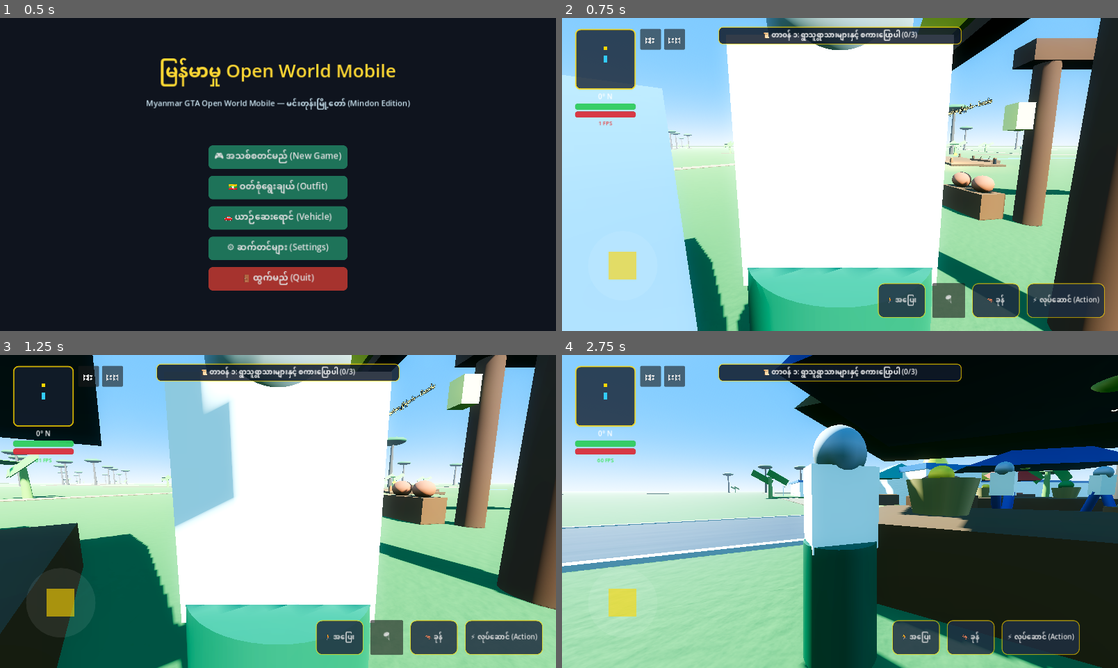
Above: before the commit, frames 1-4 (two rows, left to right).
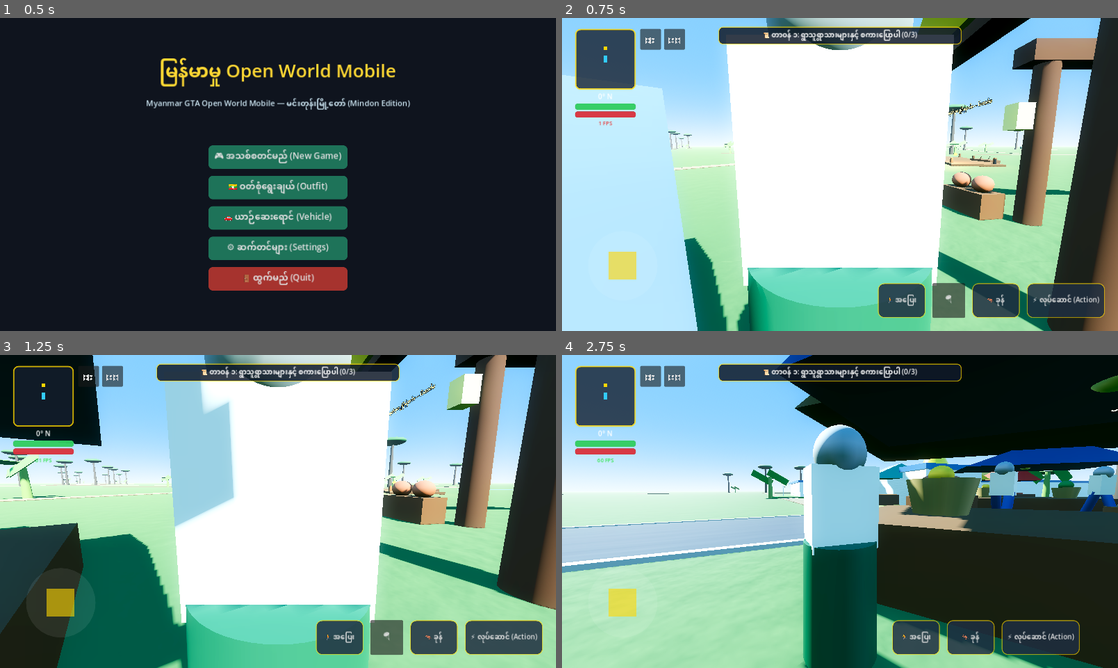
Above: after the commit, the same moments.

Repository: sudohlaingwin/gta-open-world
Game: Godot game, scene res://scenes/main_menu.tscn
Two runs of this game, one before a commit and one after it. Both use one fixed random seed, a clock stepped at 60 frames per second and the inputs below.
Inputs (mouse positions are in pixels of both pictures, inside the frame that each line leads up to):
- Up to frame 1 (0.5 s): no input
- Up to frame 2 (0.75 s): click "🎮 အသစ်စတင်မည် (New Game)" at 0.5 s
- Up to frame 3 (1.25 s): no input
- Up to frame 4 (2.75 s): drag from (628, 611) to (895, 442) at 1.27 s; drag from (728, 527) to (812, 574) at 2.02 s

Frame 1 is identical in both runs. In frame 2, 0.1% of the frame differs, in the area x 19-93%, y 35-100%; in frame 3, 0.2%; in frame 4, 0.3%, in the area x 0-100%, y 0-100%.

Commit message:
feat(slice-164): massive 8000m open-world terrain & AAA mobile visual overhaul

Diff:
--- a/scenes/world.tscn
+++ b/scenes/world.tscn
@@ -68,39 +68,39 @@
 sky = SubResource("Sky_1")
 ambient_light_source = 3
 ambient_light_color = Color(0.85, 0.88, 0.95, 1)
-ambient_light_energy = 0.85
+ambient_light_energy = 0.95
 tonemap_mode = 3
-tonemap_exposure = 1.15
+tonemap_exposure = 1.2
 ssr_enabled = true
 ssao_enabled = true
-ssao_radius = 2.5
-ssao_intensity = 2.0
+ssao_radius = 3.2
+ssao_intensity = 2.4
 ssao_power = 1.5
 ssil_enabled = true
-ssil_radius = 4.0
-ssil_intensity = 1.0
+ssil_radius = 5.0
+ssil_intensity = 1.2
 glow_enabled = true
 glow_levels/1 = 0.8
 glow_levels/2 = 0.6
 glow_levels/3 = 1.0
-glow_intensity = 0.55
-glow_bloom = 0.2
+glow_intensity = 0.6
+glow_bloom = 0.22
 glow_blend_mode = 1
 fog_enabled = true
 fog_light_color = Color(0.72, 0.82, 0.92, 1)
-fog_density = 0.0004
-fog_sky_affect = 0.35
+fog_density = 0.0002
+fog_sky_affect = 0.4
 volumetric_fog_enabled = true
-volumetric_fog_density = 0.004
+volumetric_fog_density = 0.0025
 volumetric_fog_albedo = Color(0.8, 0.88, 0.95, 1)
 volumetric_fog_emission = Color(0.1, 0.15, 0.2, 1)
-volumetric_fog_emission_energy = 0.2
+volumetric_fog_emission_energy = 0.25
 
 [sub_resource type="BoxShape3D" id="BoxShape3D_ground"]
-size = Vector3(2500, 1, 2500)
+size = Vector3(8000, 1, 8000)
 
 [sub_resource type="PlaneMesh" id="PlaneMesh_ground"]
-size = Vector2(2500, 2500)
+size = Vector2(8000, 8000)
 
 [node name="World" type="Node3D"]
 script = ExtResource("36_world_script")
Not shown, changed: COLLAB.md
